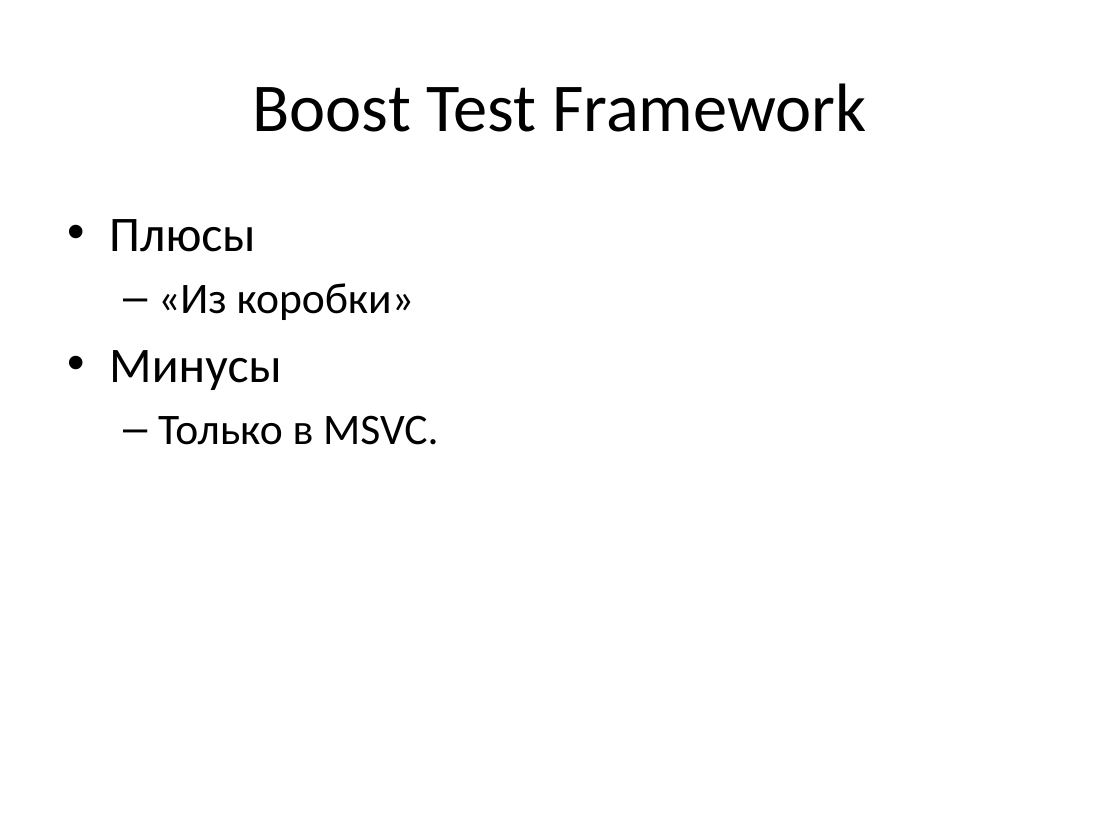
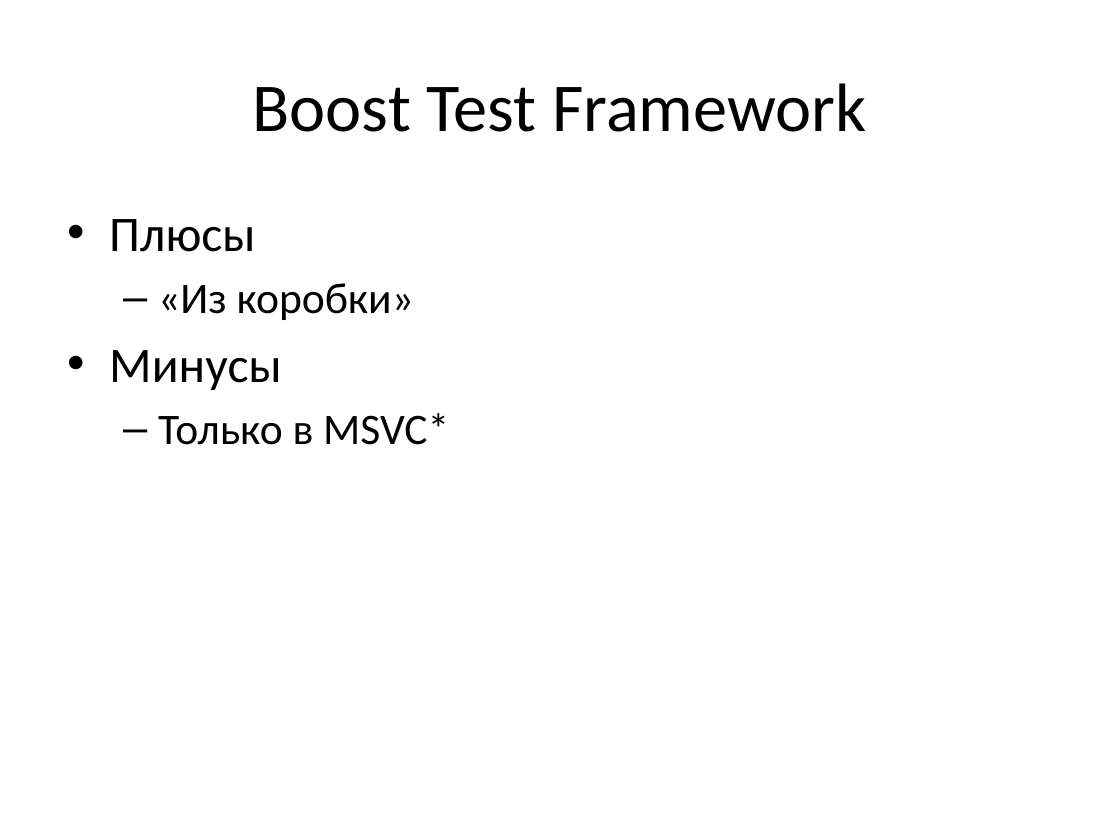
Before and after one commit to russov/cpp_craft_1013, a slide deck: slide 6 of lections/cpp_craft_lec_7_pre.pptx. Drawn at 1120x840 pixels with LibreOffice and Linux fonts; fonts in the diff are those of the drawing. Boxes give left, top, right and bottom in pixels: in the first picture for what was removed or moved away, otherwise in the second. Text is boxed around its words. In the diff, an @@ line names an element or a change of style, - is before the commit and + after.

Commit message:
adding to example boost test framework

```diff
--- a/lections/cpp_craft_lec_7_pre.pptx
+++ b/lections/cpp_craft_lec_7_pre.pptx
@@ text at bbox=[158, 413, 449, 445]: text changed @@
-  – Только в MSVC.
+  – Только в MSVC*
```
Also in this commit, not shown: 1 other slide changed, 13 other files.
